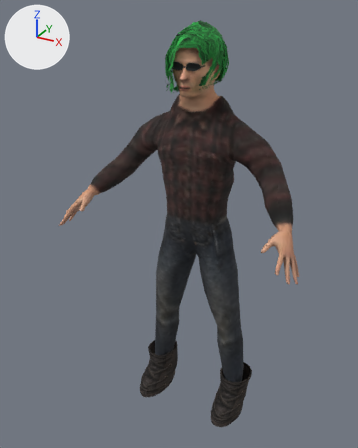
What one commit did to the glTF model examples/character-generator/res/models/characters/punk.glb.
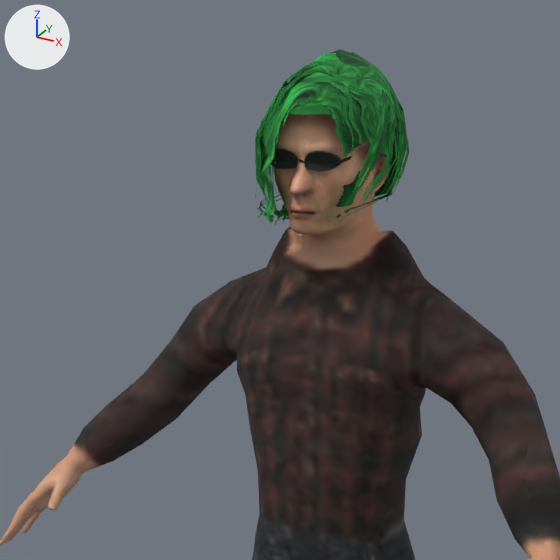
Each version appears first whole from a 50 mm camera at (0.918, -1.732, 1.863) aimed at (-0.05, 0.027, 0.983), and next in a close-up on the part from 17% to 81% of the width and 0% to 52% of the height. Every picture has the same lights, and +X, +Y and +Z are marked at upper left. The older version's two pictures come first. Vertices at exactly the same position are counted once.
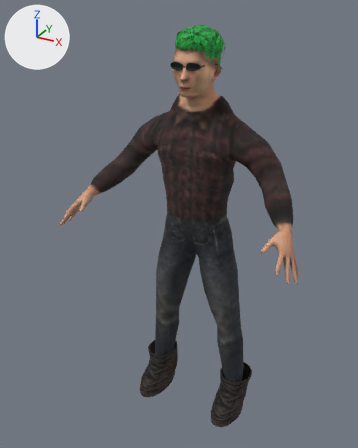
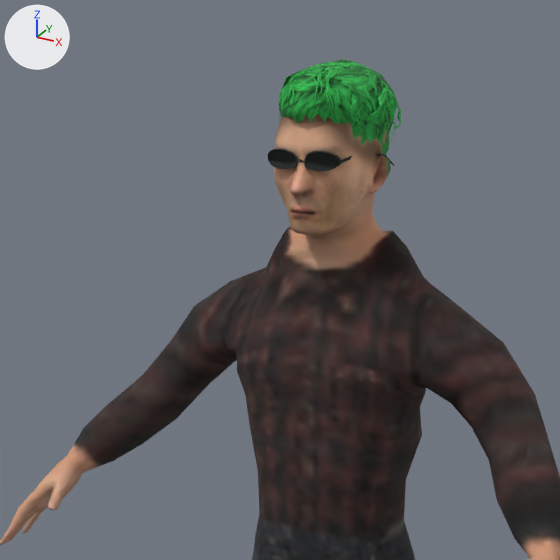
Edits to the bpy script that builds the scene:
```text
Add img_choppy_pixie:
    img_choppy_pixie = load_image('choppy-pixie', '_unpacked/choppy-pixie', 256, 256, 'sRGB')
Add mat_hair_choppy_pixie:
    mat_hair_choppy_pixie = bpy.data.materials.new('hair:choppy-pixie')
    # uses the picture img_choppy_pixie
Change me_mesh_0:
    used by ob_mesh; location = (0.0, 0.0, 0.0)
    remove me_mesh_0.from_pydata(...)  # 4132 vertices, 7035 faces; spans x -0.55..0.55, y -0.24..0.26, z -0.01..1.81
    add me_mesh_0.from_pydata(...)  # 4278 vertices, 7377 faces; spans x -0.55..0.55, y -0.24..0.24, z -0.01..1.8
    me_mesh_0 part 1: the loose piece of 18 vertices spanning x -0.05..0.07, y 0.01..0.18, z 1.56..1.6 is scaled about its middle by (0.039, 0.00916, 0.833), then moved by (-0.01, 0.1, 0.05), in mat_hair_choppy_pixie
    me_mesh_0 part 2: the loose piece of 18 vertices spanning x -0.05..0.09, y -0.01..0.08, z 1.55..1.59 is multiplied about its middle by the matrix ((0.115, -0.09, -0.088), (-0.016, 0.108, -0.131), (0.125, 0.097, 0.065)), then moved by (0.05, 0.0, 0.13), in mat_hair_choppy_pixie
    me_mesh_0 part 3: the loose piece of 18 vertices spanning x -0.05..0.08, y 0.01..0.15, z 1.55..1.59 is multiplied about its middle by the matrix ((0.093, -0.085, 0.14), (0.155, -0.005, -0.106), (0.052, 0.168, 0.068)), then moved by (0.06, 0.01, 0.12), in mat_hair_choppy_pixie
    me_mesh_0 part 4: the loose piece of 28 vertices spanning x -0.06..0.06, y 0.01..0.24, z 1.56..1.76 is rebuilt with 301 vertices and now spans x -0.08..0.08, y -0.02..0.21, z 1.64..1.79, in mat_hair_choppy_pixie
    me_mesh_0 part 5: 55 vertices moved from x -0.09..0.11, y -0.05..0.24, z 1.69..1.81 to x -0.09..0.09, y -0.04..0.23, z 1.69..1.79; 1088 vertices removed from x -0.12..0.12, y -0.06..0.26, z 1.54..1.81; 895 vertices added at x -0.09..0.1, y -0.04..0.24, z 1.61..1.8
    me_mesh_0 part 6: 7 faces spanning x -0.01..0.09, y 0.02..0.22, z 1.69..1.78 switch from mat_hair_rain_bob to mat_hair_choppy_pixie
    other edits to the shape of me_mesh_0 do not show in these pictures
```

What differs and where, as boxes (x1, y1, x2, y2) in the close-ups (560 x 560 px; the box of a moved part takes in the faces that stretch with it):
'Mesh', reshaped: before (0, 49, 560, 560); after (0, 59, 560, 560)
part 1 of me_mesh_0, moved or reshaped (not visible afterwards): before (344, 183, 392, 213)
part 2 of me_mesh_0, moved or reshaped (not visible before): after (354, 118, 363, 132)
part 3 of me_mesh_0, moved or reshaped: before (347, 196, 387, 214); after (378, 124, 387, 140)
part 4 of me_mesh_0, rebuilt (not visible before): after (363, 121, 390, 152)
part 5 of me_mesh_0, moved or reshaped: before (254, 49, 409, 226); after (278, 59, 401, 143)
part 6 of me_mesh_0, recoloured: before (313, 53, 395, 127); after (309, 70, 388, 106)
